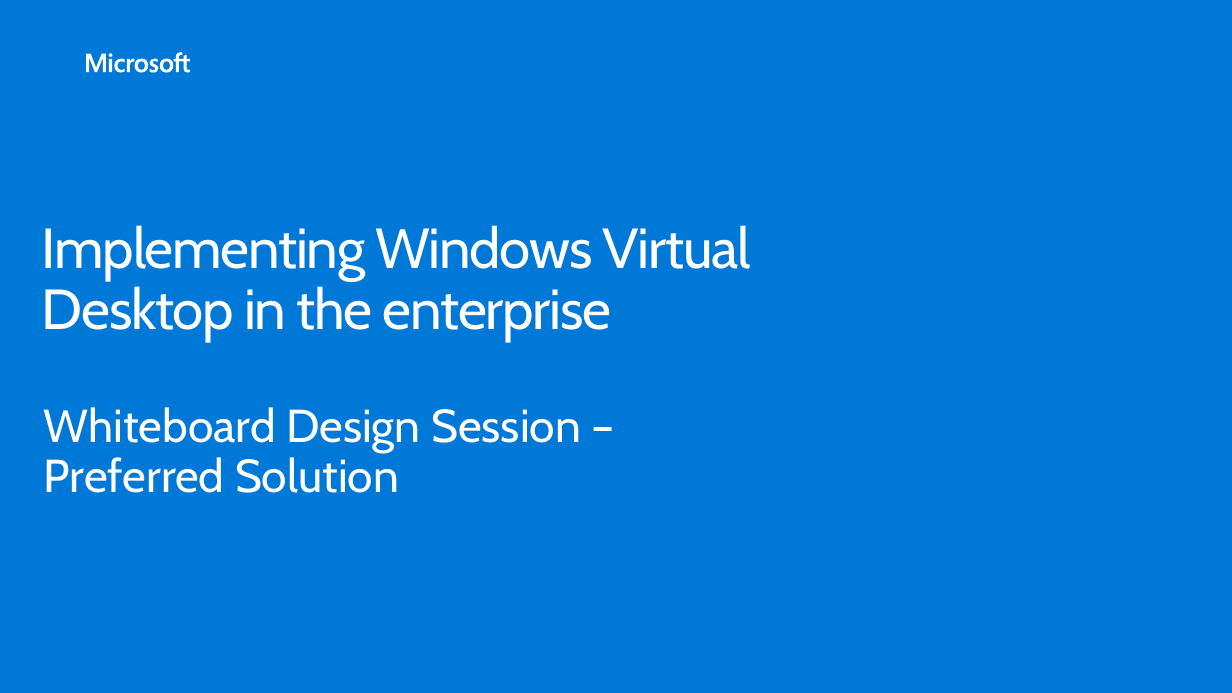
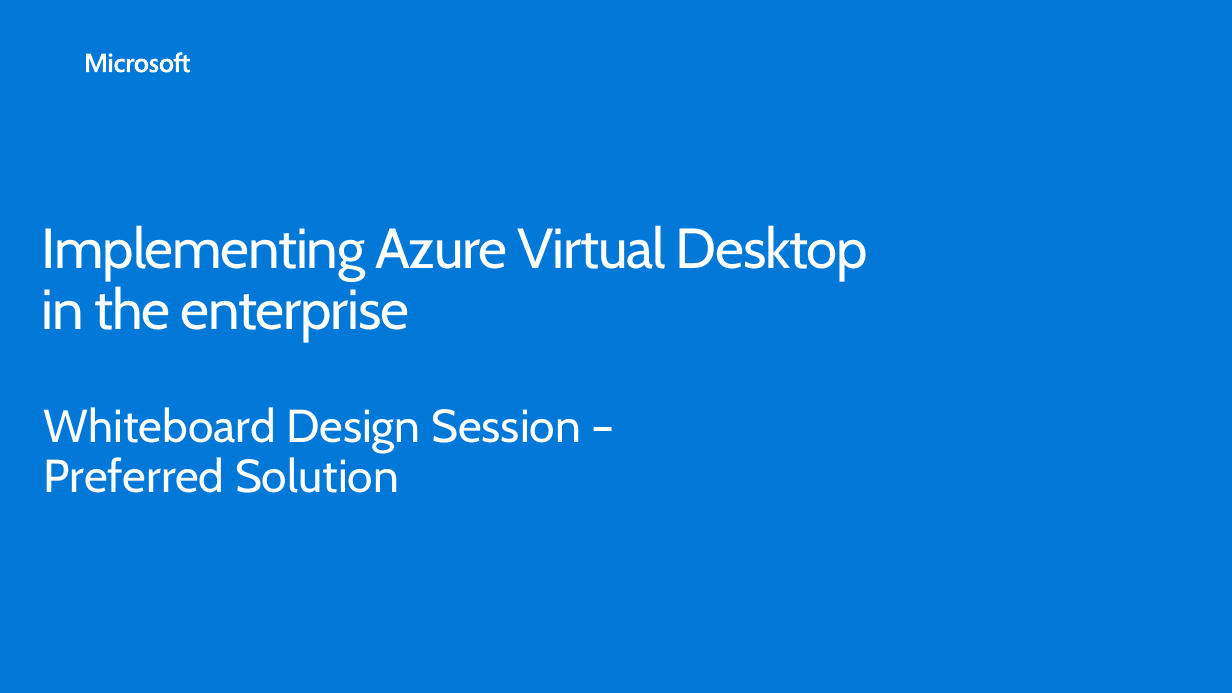
Before and after one commit to tobiasrademacher/MCW-Implementing-Azure-Virtual-Desktop-in-the-enterprise, a slide deck: slide 20 of Whiteboard design session/WDS trainer presentation - Implementing Windows Virtual Desktop in the enterprise.pptx. Drawn at 1232x693 pixels with LibreOffice and Linux fonts; fonts in the diff are those of the drawing; background and template pictures are left out. Boxes give left, top, right and bottom in pixels: in the first picture for what was removed or moved away, otherwise in the second. Text is boxed around its words. In the diff, an @@ line names an element or a change of style, - is before the commit and + after.

```diff
--- a/Whiteboard design session/WDS trainer presentation - Implementing Windows Virtual Desktop in the enterprise.pptx
+++ b/Whiteboard design session/WDS trainer presentation - Implementing Windows Virtual Desktop in the enterprise.pptx
@@ title at (42, 225, 868, 342): text changed @@
-Implementing Windows Virtual Desktop in the enterprise
+Implementing Azure Virtual Desktop in the enterprise
```
Also in this commit, not shown: 7 other slides changed, 5 other files.
